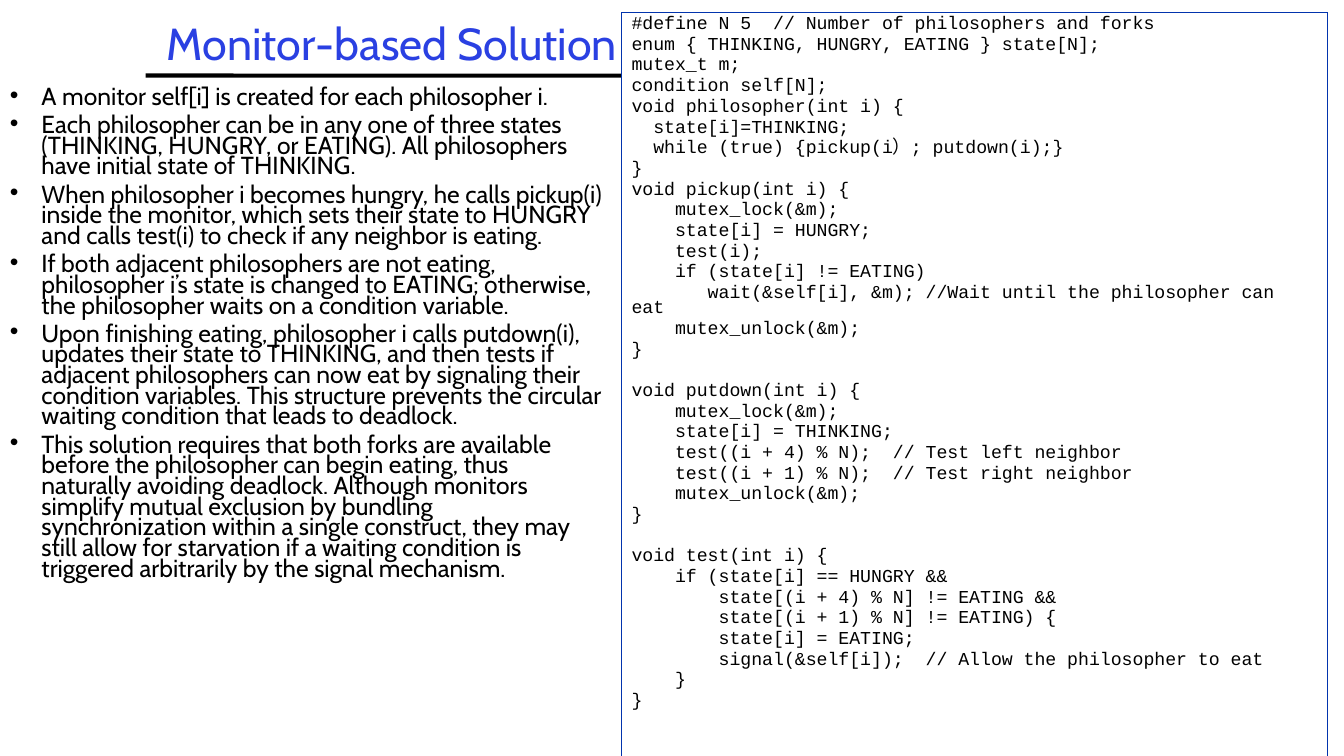
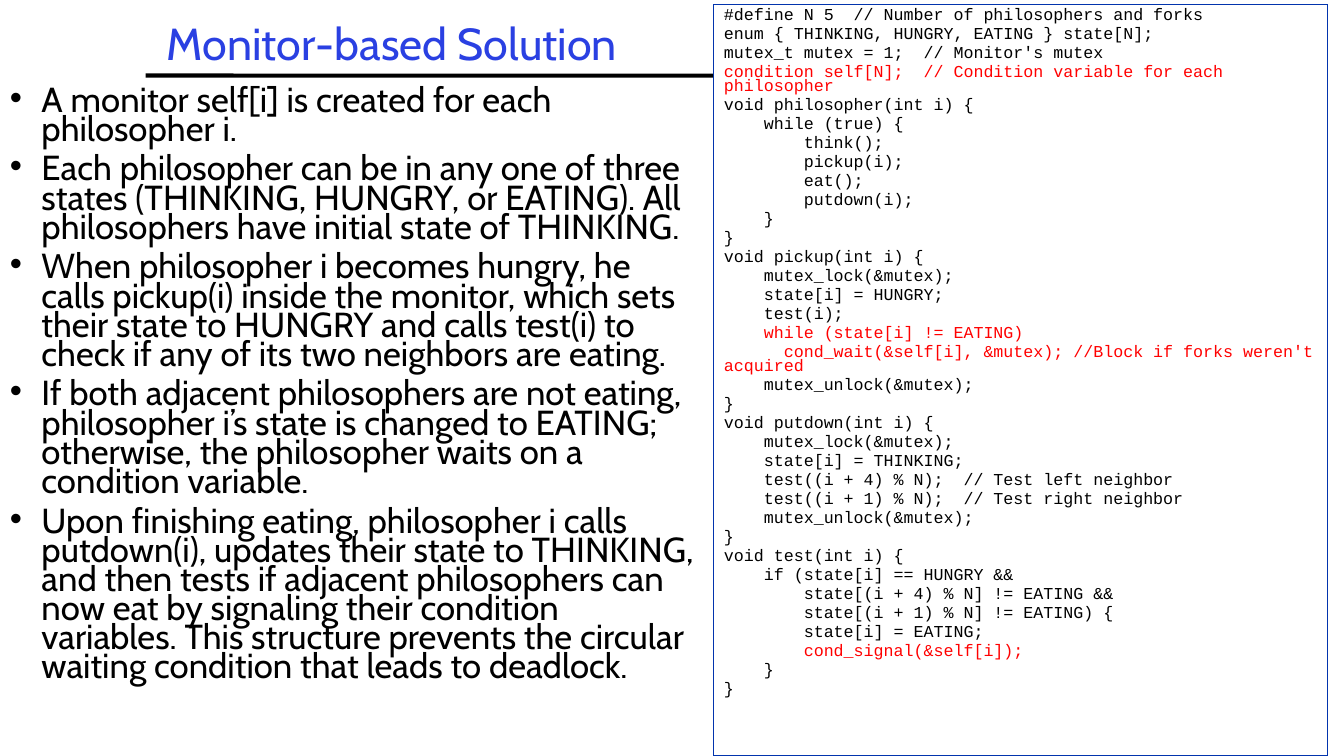
Before and after one commit to guhofstra/CSC256Fa25, a slide deck: slide 53 of PPTs/L3-Synchronization.pptx (slide 50 before the commit). Drawn at 1344x756 pixels with LibreOffice and Linux fonts; fonts in the diff are those of the drawing. Boxes give left, top, right and bottom in pixels: in the first picture for what was removed or moved away, otherwise in the second. Text is boxed around its words. In the diff, an @@ line names an element or a change of style, - is before the commit and + after.

```diff
--- a/PPTs/L3-Synchronization.pptx
+++ b/PPTs/L3-Synchronization.pptx
@@ rectangle "#define N 5 // Number ...": place and size @@
-rectangle "#define N 5 // Number ..." at [622,12,1328,756]
+rectangle "#define N 5 // Number ..." at [714,4,1327,756]
@@ text in rectangle at [724,8,1203,641]: size 12.9 to 11.9 pt in "#define N 5 // Number of philosophers ...", "enum { THINKING, HUNGRY, EATING } state[N];", "void philosopher(int i) {", "}" and 16 more places @@
@@ text in rectangle at [724,46,1223,95]: text changed; size 12.9 to 11.9 pt; text colour #000000 to #FF0000 @@
-mutex_t m;
-condition self[N];
+mutex_t mutex = 1; // Monitor's mutex
+condition self[N]; // Condition variable for each philosopher
@@ text at [41,86,694,686]: size 17.6 to 24.8 pt in "A monitor self[i] is created for each ...", "Each philosopher can be in any one ...", "If both adjacent philosophers are not eating, ...", "Upon finishing eating, philosopher i calls putdown(i), ..."; more space between paragraphs @@
@@ text in rectangle at [764,117,914,209]: text changed; size 12.9 to 11.9 pt @@
-state[i]=THINKING;
-while (true) {pickup(i）; putdown(i);}
+while (true) {
+think();
+pickup(i);
+eat();
+putdown(i);
+}
@@ text at [41,252,675,374]: text changed; size 17.6 to 24.8 pt @@
-• When philosopher i becomes hungry, he calls pickup(i) inside the monitor, which sets their state to HUNGRY and calls test(i) to check if any neighbor is eating.
+• When philosopher i becomes hungry, he calls pickup(i) inside the monitor, which sets their state to HUNGRY and calls test(i) to check if any of its two neighbors are eating.
@@ text in rectangle at [764,269,954,285]: text changed; size 12.9 to 11.9 pt @@
-mutex_lock(&m);
+mutex_lock(&mutex);
@@ text in rectangle at [724,326,1313,394]: text changed; size 12.9 to 11.9 pt; text colour #000000 to #FF0000 @@
-if (state[i] != EATING)
-wait(&self[i], &m); //Wait until the philosopher can eat
-mutex_unlock(&m);
+while (state[i] != EATING)
+cond_wait(&self[i], &mutex); //Block if forks weren't acquired
+mutex_unlock(&mutex);
@@ text at [41,434,570,583]: paragraph removed @@
-• This solution requires that both forks are available before the philosopher can begin eating, thus naturally avoiding deadlock. Although monitors simplify mutual exclusion by bundling synchronization within a single construct, they may still allow for starvation if a waiting condition is triggered arbitrarily by the signal mechanism.
@@ text in rectangle at [764,435,954,451]: text changed; size 12.9 to 11.9 pt @@
-mutex_lock(&m);
+mutex_lock(&mutex);
@@ text in rectangle at [764,511,974,527]: text changed; size 12.9 to 11.9 pt @@
-mutex_unlock(&m);
+mutex_unlock(&mutex);
@@ text in rectangle at [804,644,1024,660]: text changed; size 12.9 to 11.9 pt; text colour #000000 to #FF0000 @@
-signal(&self[i]); // Allow the philosopher to eat
+cond_signal(&self[i]);
```
Also in this commit, not shown: 13 other slides changed, 5 slides added, 2 slides removed, 8 other files.
